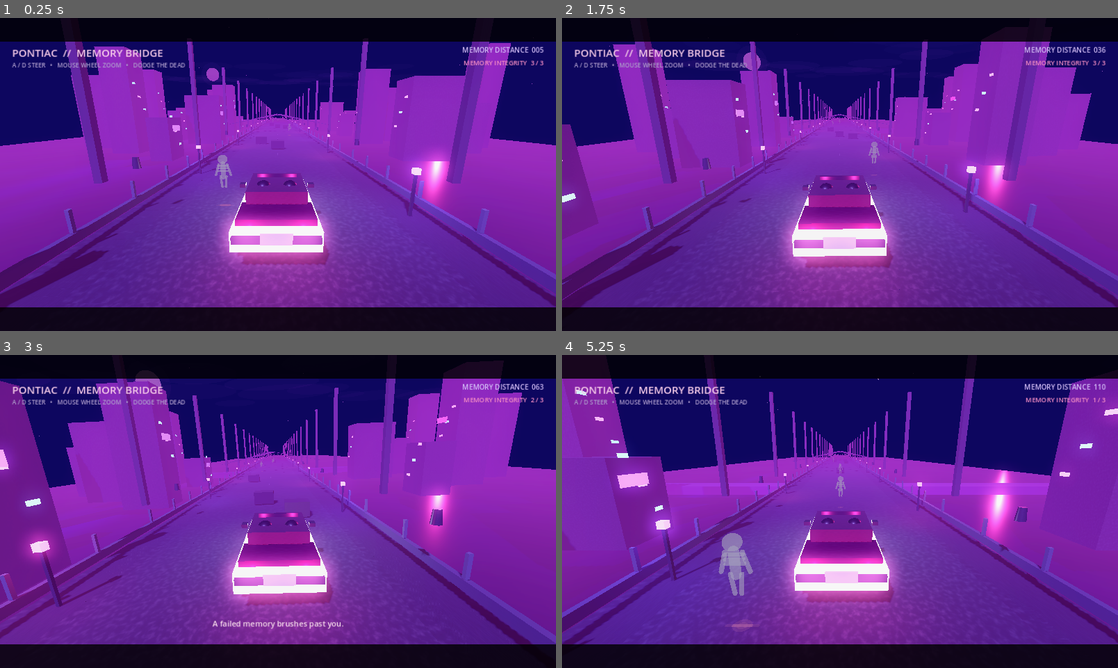
Above: before the commit, frames 1-4 (two rows, left to right).
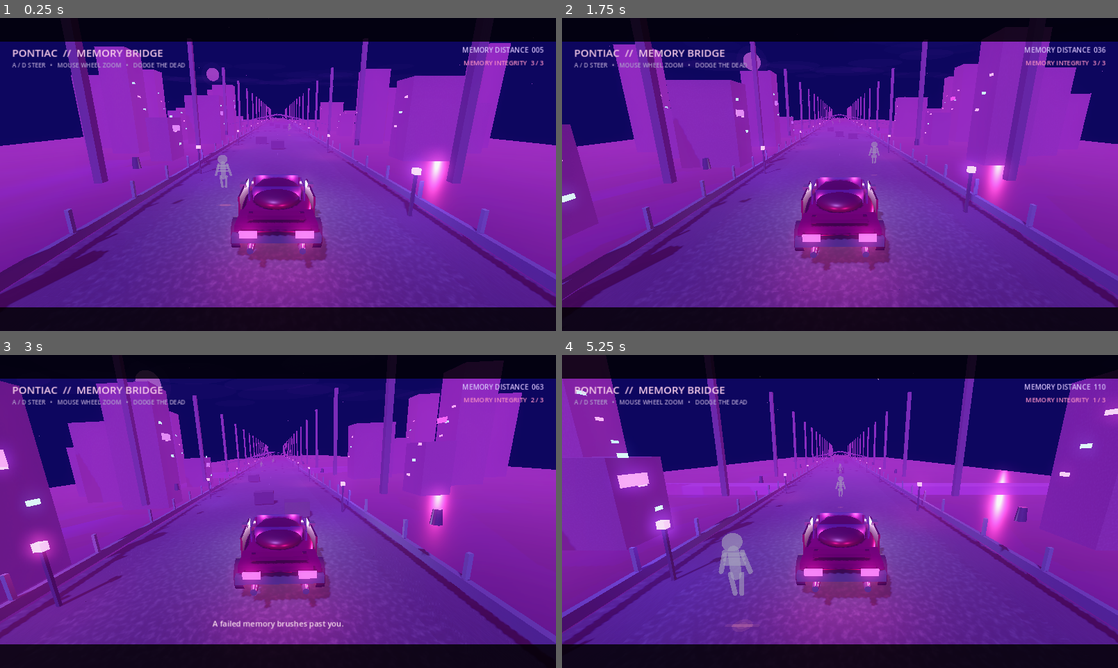
Above: after the commit, the same moments.

Repository: fuzeonspotify/outoftime
Game: Godot game, scene res://scenes/road_memory.tscn
The game is run twice, just before and just after one commit, with the same random seed, the same clock (stepped at 60 frames per second) and the same inputs. This scene is started directly instead of the project's main scene.
Inputs (mouse positions are in pixels of both pictures, inside the frame that each line leads up to):
- Up to frame 1 (0.25 s): no input
- Up to frame 2 (1.75 s): move the mouse to (962, 158) at 0.52 s; hold D (move_right) 0.53-1.28 s; tap Shift at 0.6 s; click (962, 158) at 0.67 s; tap Space at 0.77, 1.52 s; move the mouse to (728, 190) at 1.27 s; hold S from 1.28 s (still down); tap E at 1.35 s
- Up to frame 3 (3 s): move the mouse to (333, 442) at 2.02 s; release S at 2.03 s; hold D (move_right) 2.03-2.78 s; tap Shift at 2.1 s; move the mouse to (250, 574) at 2.77 s; hold W from 2.78 s (still down); tap E at 2.85 s; click (250, 574) at 2.92 s
- Up to frame 4 (5.25 s): tap Space at 3.02, 3.77, 4.52 s; tap A (move_left) at 3.5 s; move the mouse to (1006, 558) at 3.52 s; release W at 3.53 s; hold A (move_left) 3.53-5.03 s; tap Shift at 3.6, 5.1 s; move the mouse to (673, 464) at 4.27 s; tap E at 4.35 s; move the mouse to (867, 511) at 5.02 s; hold S from 5.03 s (still down); click (867, 511) at 5.17 s

The runs differ from the first frame. In frame 1, 4.2% of the frame differs, in the area x 39-60%, y 49-80%; in frame 2, 4.2%; in frame 3, 4.2%, in the area x 39-61%, y 50-81%; in frame 4, 4.2%.
Error in both runs: Invalid assignment of property or key 'volume_linear' with value of type 'float' on a base object of type 'AudioStreamPlayer'. (res://scripts/audio/music_direc…

Commit message:
Enable rebuilt Pontiac model

Diff:
--- a/scenes/road_memory.tscn
+++ b/scenes/road_memory.tscn
@@ -1,8 +1,9 @@
-[gd_scene load_steps=4 format=3]
+[gd_scene load_steps=5 format=3]
 
 [ext_resource type="Script" path="res://scripts/world/road_memory.gd" id="1_road"]
 [ext_resource type="Script" path="res://scripts/world/road_audio.gd" id="2_audio"]
 [ext_resource type="Script" path="res://scripts/world/environment_art_pass.gd" id="3_art"]
+[ext_resource type="Script" path="res://scripts/models/world_model_upgrade.gd" id="4_models"]
 
 [node name="RoadMemory" type="Node3D"]
 script = ExtResource("1_road")
@@ -12,3 +13,6 @@
 
 [node name="EnvironmentArtPass" type="Node" parent="."]
 script = ExtResource("3_art")
+
+[node name="WorldModelUpgrade" type="Node" parent="."]
+script = ExtResource("4_models")
